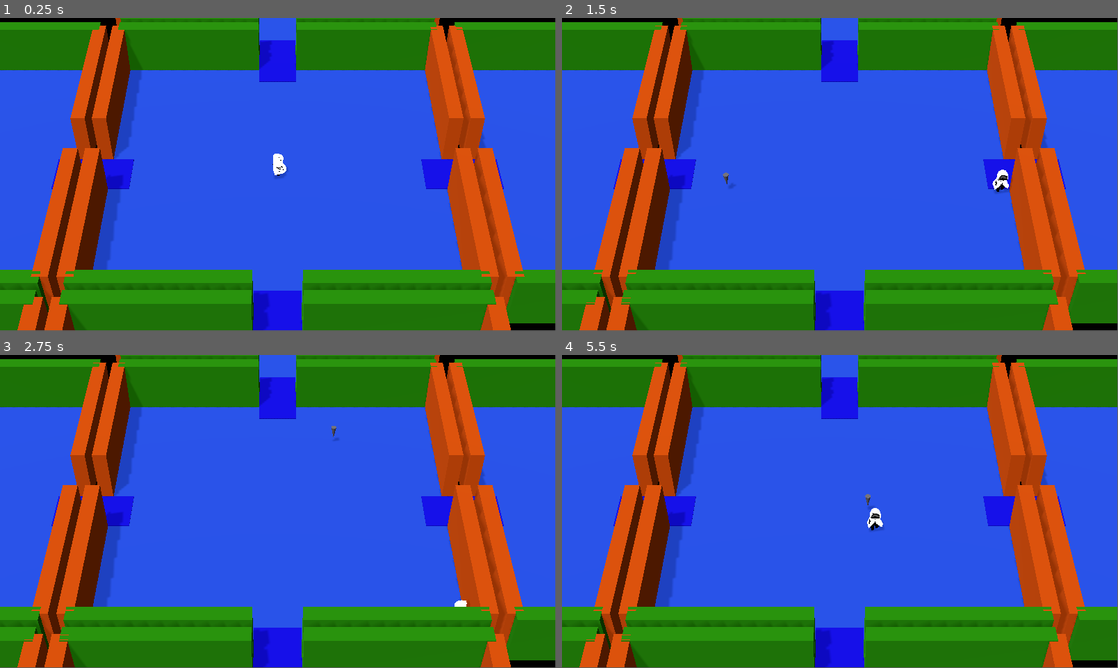
Above: before the commit, frames 1-4 (two rows, left to right).
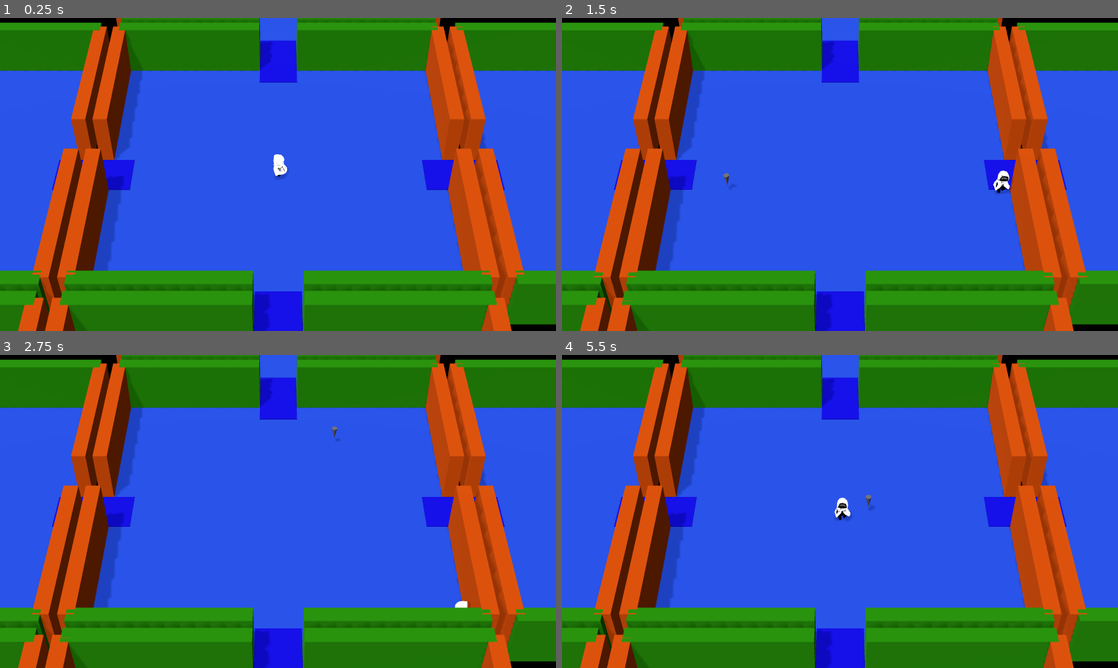
Above: after the commit, the same moments.

Repository: Faramine/rayb-game
Game: Godot game, scene res://world.tscn
Two runs of this game, one before a commit and one after it. Both use one fixed random seed, a clock stepped at 60 frames per second and the inputs below.
Inputs (mouse positions are in pixels of both pictures, inside the frame that each line leads up to):
- Up to frame 1 (0.25 s): no input
- Up to frame 2 (1.5 s): move the mouse to (962, 158) at 0.52 s; hold D (move_right) 0.53-1.28 s; click (962, 158) at 0.67 s; move the mouse to (728, 190) at 1.27 s; hold S (move_down) from 1.28 s (still down)
- Up to frame 3 (2.75 s): move the mouse to (333, 442) at 2.02 s; release S (move_down) at 2.03 s; hold D (move_right) from 2.03 s (still down)
- Up to frame 4 (5.5 s): tap Enter at 2.75 s; move the mouse to (812, 574) at 2.77 s; release D (move_right) at 2.78 s; hold W (move_up) 2.78-3.53 s; click (812, 574) at 2.92 s; move the mouse to (1006, 558) at 3.52 s; hold A (move_left) 3.53-5.03 s; move the mouse to (673, 464) at 4.27 s; tap Space at 5 s; move the mouse to (867, 511) at 5.02 s; hold S (move_down) from 5.03 s (still down); click (867, 511) at 5.17 s
In our replay, the window is 799x449 before the commit and 800x450 after it. These sizes can differ from the game's own. Grey fills any space a smaller window leaves; there, only what the larger window draws over its background counts as a difference.

The runs differ from the first frame. In frame 1, 3.5% of the frame differs, in the area x 0-100%, y 0-100%; in frame 2, 3.8%; in frame 3, 3.7%; in frame 4, 4.0%.

Commit message:
full screen viewport

Diff:
--- a/project.godot
+++ b/project.godot
@@ -14,6 +14,10 @@
 run/main_scene="uid://b70a4g5oogicp"
 config/features=PackedStringArray("4.4", "GL Compatibility")
 config/icon="res://icon.svg"
+
+[display]
+
+window/stretch/mode="viewport"
 
 [dotnet]
 
@@ -54,3 +58,5 @@
 
 renderer/rendering_method="gl_compatibility"
 renderer/rendering_method.mobile="gl_compatibility"
+anti_aliasing/quality/msaa_3d=1
+anti_aliasing/quality/screen_space_aa=1
Not shown, added: room_base.tscn26266385741.tmp
